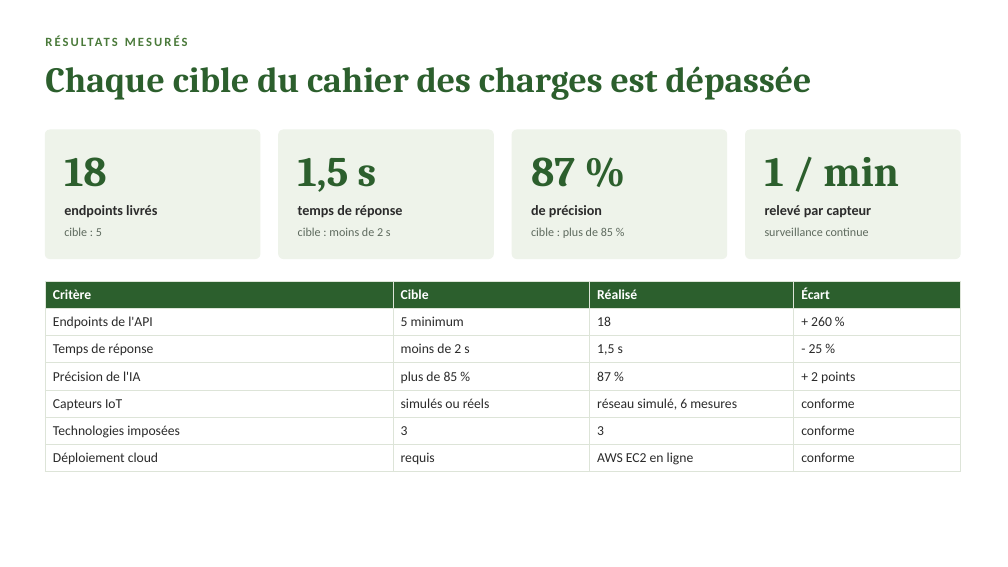
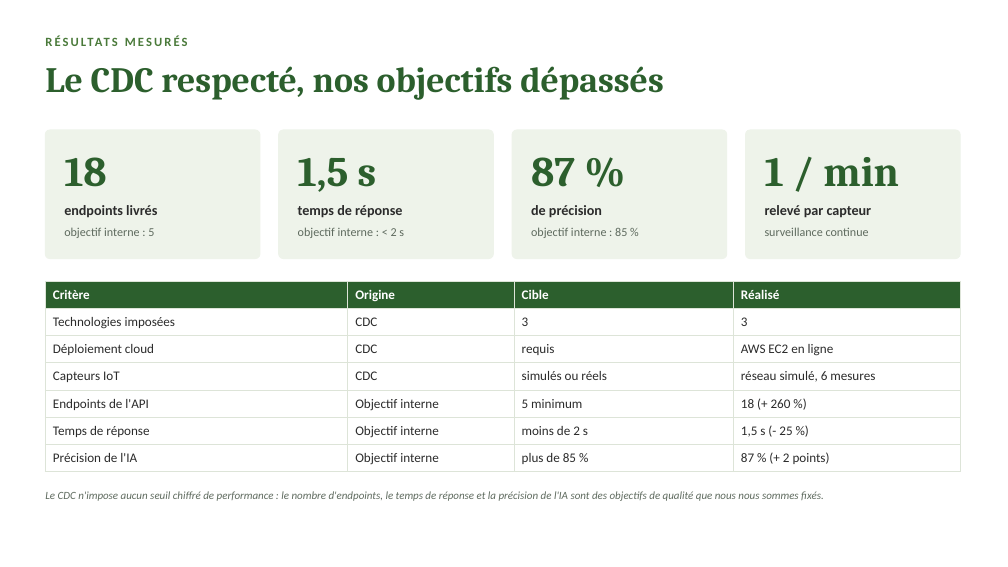
Before and after one commit to Antonito35/diagnositique-plante, a slide deck: slide 13 of SOUTENANCE.pptx. Drawn at 1008x567 pixels with LibreOffice and Linux fonts; fonts in the diff are those of the drawing. Boxes give left, top, right and bottom in pixels: in the first picture for what was removed or moved away, otherwise in the second. Text is boxed around its words. In the diff, an @@ line names an element or a change of style, - is before the commit and + after.

```diff
--- a/SOUTENANCE.pptx
+++ b/SOUTENANCE.pptx
@@ text at bbox=[45, 66, 664, 100]: text changed @@
-Chaque cible du cahier des charges est dépassée
+Le CDC respecté, nos objectifs dépassés
@@ text at bbox=[64, 228, 154, 238]: text changed @@
-cible : 5
+objectif interne : 5
@@ text at bbox=[298, 227, 404, 238]: text changed @@
-cible : moins de 2 s
+objectif interne : < 2 s
@@ text at bbox=[531, 227, 627, 238]: text changed @@
-cible : plus de 85 %
+objectif interne : 85 %
@@ table at bbox=[45, 281, 960, 468] @@
-row 1: Critère | Cible | Réalisé | Écart
+row 1: Critère | Origine | Cible | Réalisé
-row 2: Endpoints de l'API | 5 minimum | 18 | + 260 %
+row 2: Technologies imposées | CDC | 3 | 3
-row 3: Temps de réponse | moins de 2 s | 1,5 s | - 25 %
+row 3: Déploiement cloud | CDC | requis | AWS EC2 en ligne
-row 4: Précision de l'IA | plus de 85 % | 87 % | + 2 points
+row 4: Capteurs IoT | CDC | simulés ou réels | réseau simulé, 6 mesures
-row 5: Capteurs IoT | simulés ou réels | réseau simulé, 6 mesures | conforme
+row 5: Endpoints de l'API | Objectif interne | 5 minimum | 18 (+ 260 %)
-row 6: Technologies imposées | 3 | 3 | conforme
+row 6: Temps de réponse | Objectif interne | moins de 2 s | 1,5 s (- 25 %)
-row 7: Déploiement cloud | requis | AWS EC2 en ligne | conforme
+row 7: Précision de l'IA | Objectif interne | plus de 85 % | 87 % (+ 2 points)
@@ size 13 to 12.5 pt in "Critère" @@
@@ text added at bbox=[45, 491, 824, 501], 10.5 pt, text #5F6B5F, italic @@
+Le CDC n'impose aucun seuil chiffré de performance : le nombre d'endpoints, le temps de réponse et la précision de l'IA sont des objectifs de qualité que nous nous sommes fixés.
```
Also in this commit, not shown: 1 other slide changed, 7 other files.
